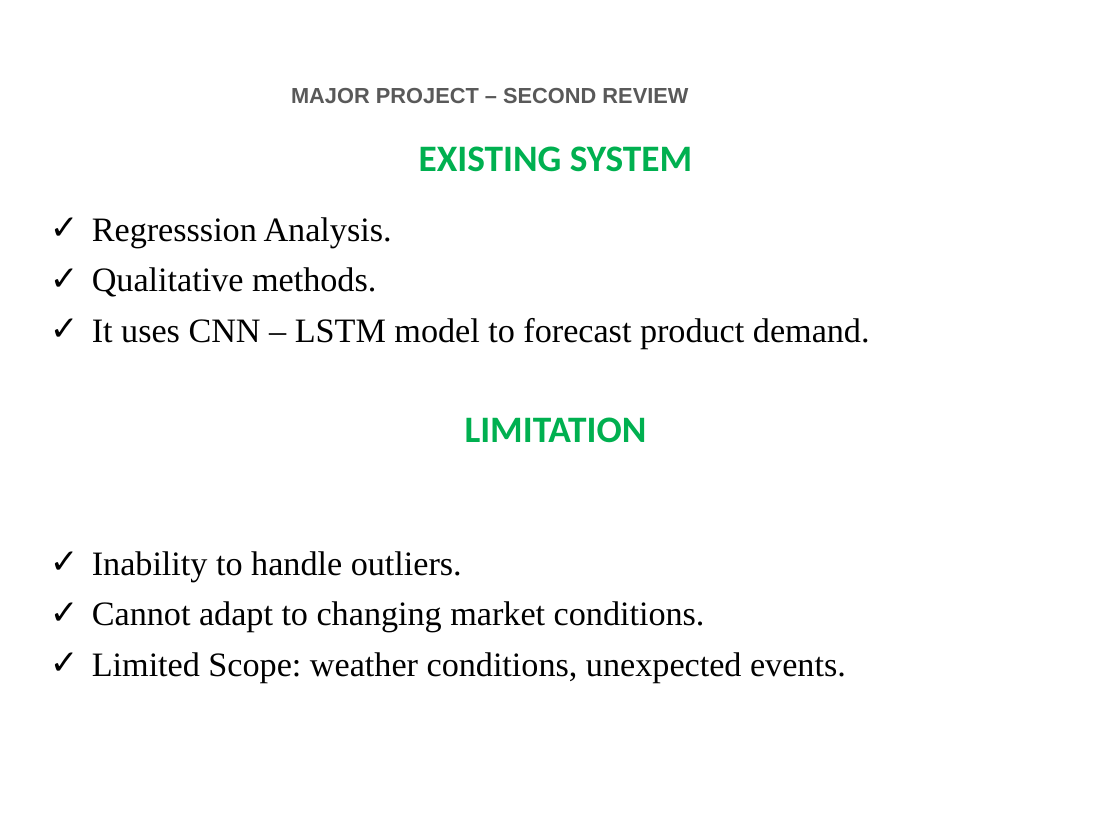
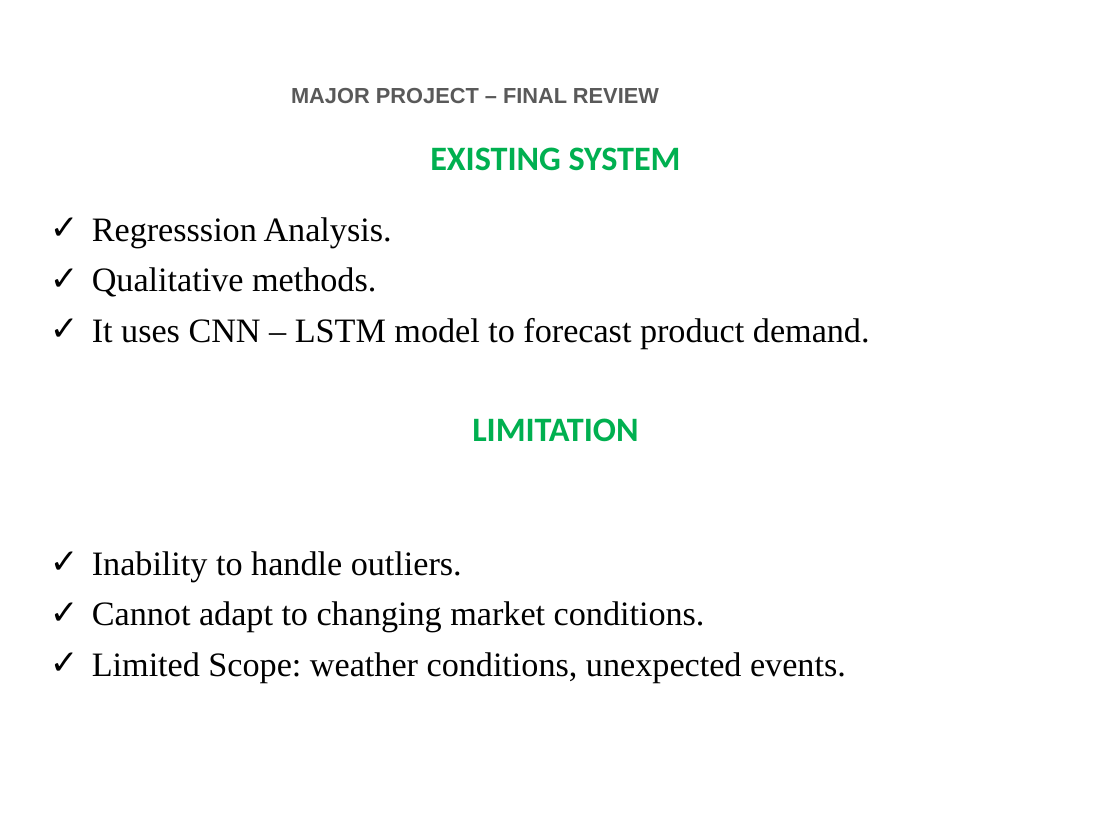
Before and after one commit to 24tarun/UG-project-Demand-Forecasting, a slide deck: slide 4 of FINAL_YEAR_PROJECT_PPT.pptx. Drawn at 1120x840 pixels with LibreOffice and Linux fonts; fonts in the diff are those of the drawing; background and template pictures are left out. Boxes give left, top, right and bottom in pixels: in the first picture for what was removed or moved away, otherwise in the second. Text is boxed around its words. In the diff, an @@ line names an element or a change of style, - is before the commit and + after.

```diff
--- a/FINAL_YEAR_PROJECT_PPT.pptx
+++ b/FINAL_YEAR_PROJECT_PPT.pptx
@@ text at [291,88,659,103]: text changed @@
-MAJOR PROJECT – SECOND REVIEW
+MAJOR PROJECT – FINAL REVIEW
@@ text "EXISTING SYSTEM" at [430,147,681,171]: size 24 to 22 pt @@
@@ text "LIMITATION" at [472,418,638,442]: size 24 to 22 pt @@
```
Also in this commit, not shown: 11 other slides changed, 6 slides added, 5 slides removed, 22 other files.
